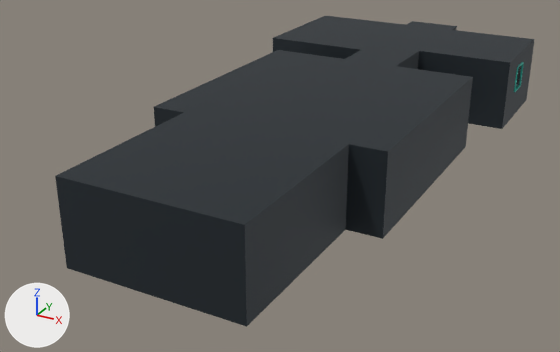
Before and after pictures for a commit that changed the glTF model assets/ship-interiors/stoat.glb.
Camera for both pictures: a 50 mm camera at (9.31, -30.18, 8.09) aimed at (-1.15, -11.17, -1.41). Lighting does not change. The marker at lower left points along +X, +Y and +Z. The picture after the commit comes second. Vertices at exactly the same position are counted once.

Names of what the first picture shows: 'Cabin glazing - Frame', 'Engine bulkheads - Frame', 'Freight bulkheads - Frame', 'Galley walls - Frame', 'cargo hold roof - Frame', 'corridor roof - Frame', 'engine room roof - Frame', 'galley roof - Frame', 'passenger cabin roof - Frame' and 3 more.
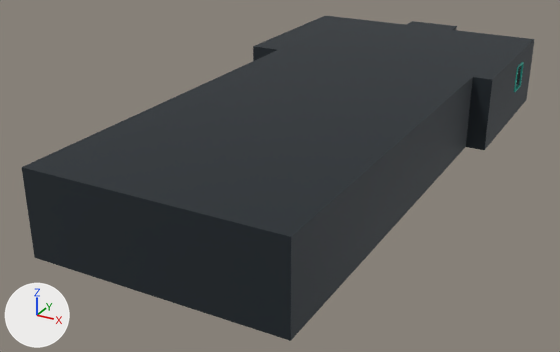
What differs and where, as boxes [x1, y1, x2, y2] in the pictures (560 x 352 px; the box of a moved part takes in the faces that stretch with it):
'Service alleys - Frame', added
    after: [22, 152, 388, 341]
'starboard alley roof - Frame', added
    after: [245, 144, 387, 237]
'port alley roof - Frame', added
    after: [23, 107, 184, 176]
'Airlock - Frame', added
    after: [466, 63, 510, 150]
'airlock roof - Frame', added
    after: [397, 51, 510, 80]
'scrubber bay roof - Frame', added
    after: [254, 38, 360, 59]
'Scrubber bay - Frame', added (mostly hidden)
    after: [253, 46, 277, 61]
part 1 of me_engine_bulkheads_003, moved or reshaped (not visible afterwards)
    before: [258, 144, 349, 314]
'Galley walls - Frame', unchanged, covered by the edit
    before: [418, 39, 535, 129]
    after: [502, 39, 535, 129]
'Cabin glazing - Frame', unchanged, covered by the edit
    before: [273, 38, 360, 59]

Diff of the bpy script that builds the scene:
```diff
--- a/assets/ship-interiors/stoat.glb.py
+++ b/assets/ship-interiors/stoat.glb.py
@@ me_engine_bulkheads_003 @@
-me_engine_bulkheads_003.from_pydata(...)  # 186 vertices, 300 faces; spans x -2.4..2.4, y -19.0..-14.2, z -0.97..1.33
+me_engine_bulkheads_003.from_pydata(...)  # 182 vertices, 268 faces; spans x -2.4..2.4, y -19.0..-14.2, z -0.97..1.33
+# me_engine_bulkheads_003 part 1: 30 vertices moved from x 2.4, y -18.04..-16.12, z -0.97..1.33 to x 2.4, y -18.03..-16.09, z -0.97..1.33; 18 vertices removed from x 2.4, y -15.64..-14.68, z -0.97..1.33; 16 vertices added at x 2.4, y -15.6..-14.6, z -0.97..1.33
+# other edits to the shape of me_engine_bulkheads_003 do not show in these pictures
 me_engine_bulkheads_003.materials.append(mat_frame)
@@ ob_service_alleys___frame @@
+ob_service_alleys___frame = bpy.data.objects.new('Service alleys - Frame', me_service_alleys_004)  # 268 vertices, 456 faces; spans x -3.4..3.4, y -19.0..-14.2, z -0.97..1.33
+ob_service_alleys___frame.location = (0.0, 0.0, 0.0)
@@ ob_airlock___frame @@
+ob_airlock___frame = bpy.data.objects.new('Airlock - Frame', me_airlock_005)  # 144 vertices, 218 faces; spans x 1.1..4.0, y -7.2..-5.0, z -0.97..1.33
+ob_airlock___frame.location = (0.0, 0.0, 0.0)
@@ ob_scrubber_bay___frame @@
+ob_scrubber_bay___frame = bpy.data.objects.new('Scrubber bay - Frame', me_scrubber_bay_002)  # 36 vertices, 50 faces; spans x -4.4..-3.4, y -7.2..-5.8, z -0.97..1.33
+ob_scrubber_bay___frame.location = (0.0, 0.0, 0.0)
@@ ob_starboard_alley_roof___frame @@
+ob_starboard_alley_roof___frame = bpy.data.objects.new('starboard alley roof - Frame', me_starboard_alley_roof_001)  # 33 vertices, 40 faces; spans x 2.4..3.4, y -19.0..-14.2, z 1.33
+ob_starboard_alley_roof___frame.location = (0.0, 0.0, 0.0)
@@ ob_port_alley_roof___frame @@
+ob_port_alley_roof___frame = bpy.data.objects.new('port alley roof - Frame', me_port_alley_roof_001)  # 33 vertices, 40 faces; spans x -3.4..-2.4, y -19.0..-14.2, z 1.33
+ob_port_alley_roof___frame.location = (0.0, 0.0, 0.0)
@@ ob_airlock_roof___frame @@
+ob_airlock_roof___frame = bpy.data.objects.new('airlock roof - Frame', me_airlock_roof_001)  # 48 vertices, 70 faces; spans x 0.9..4.0, y -7.2..-5.0, z 1.33
+ob_airlock_roof___frame.location = (0.0, 0.0, 0.0)
@@ ob_scrubber_bay_roof___frame @@
+ob_scrubber_bay_roof___frame = bpy.data.objects.new('scrubber bay roof - Frame', me_scrubber_bay_roof_001)  # 32 vertices, 42 faces; spans x -4.4..-0.9, y -7.2..-5.8, z 1.33
+ob_scrubber_bay_roof___frame.location = (0.0, 0.0, 0.0)
```
